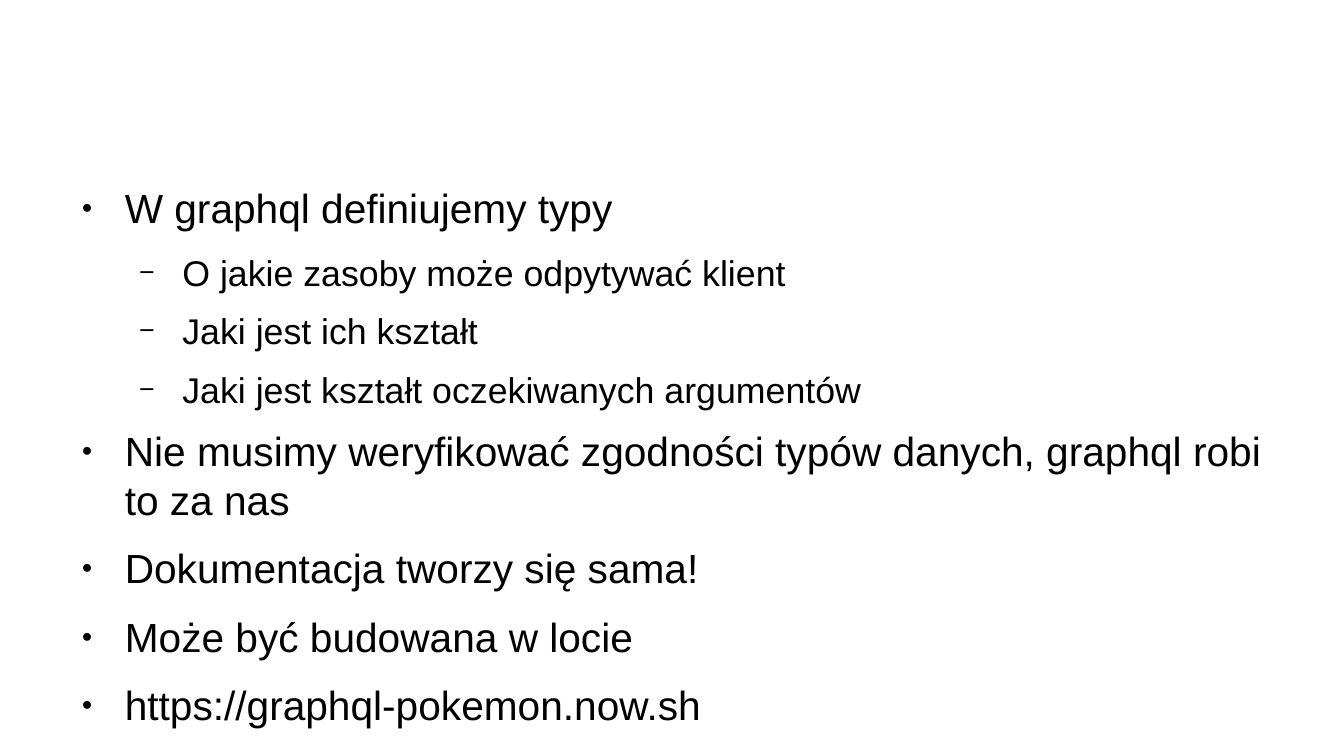
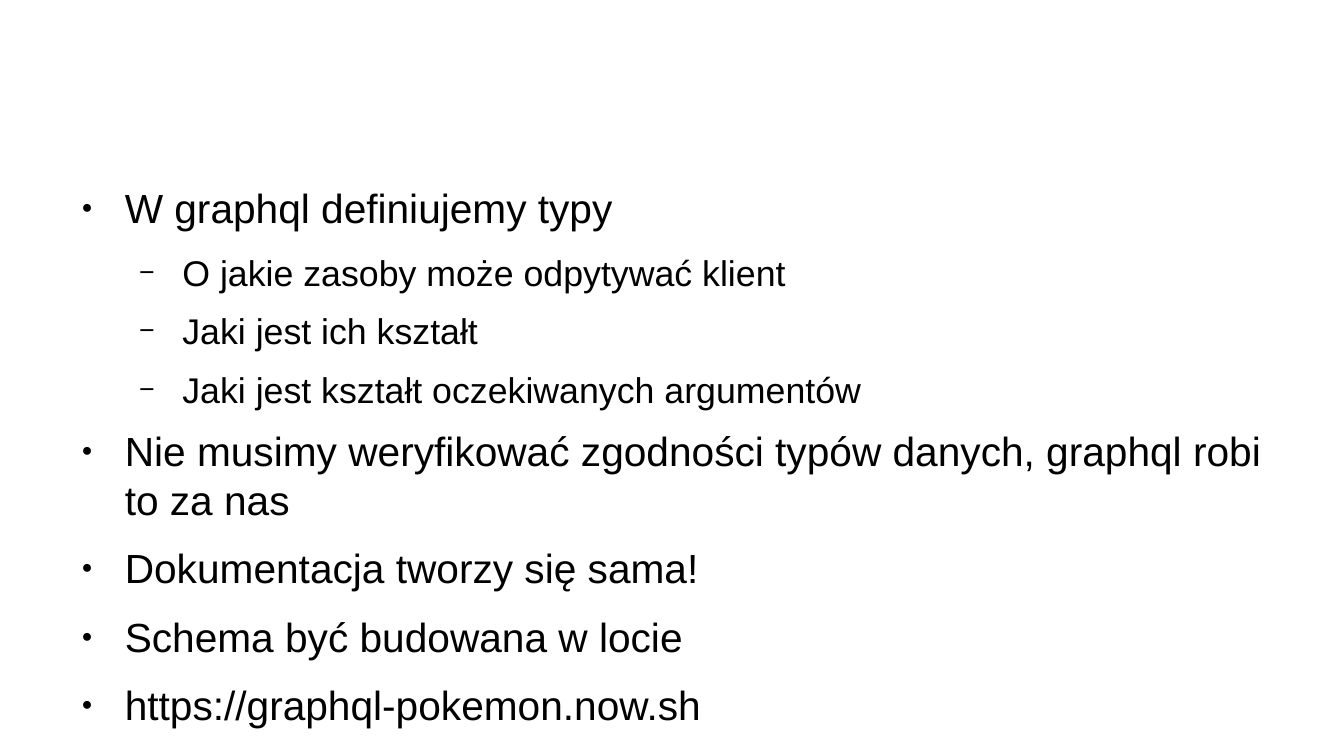
Before and after one commit to masives/meetjs-graphql, a slide deck: slide 11 of prezentacja.odp. Drawn at 1344x756 pixels with LibreOffice and Linux fonts; fonts in the diff are those of the drawing; background and template pictures are left out. Boxes give left, top, right and bottom in pixels: in the first picture for what was removed or moved away, otherwise in the second. Text is boxed around its words. In the diff, an @@ line names an element or a change of style, - is before the commit and + after.

```diff
--- a/prezentacja.odp
+++ b/prezentacja.odp
@@ text at box(285, 622, 683, 659): text changed @@
-● Może być budowana w locie
+● Schema być budowana w locie
```
Also in this commit, not shown: 4 other slides changed, 1 slide added.
